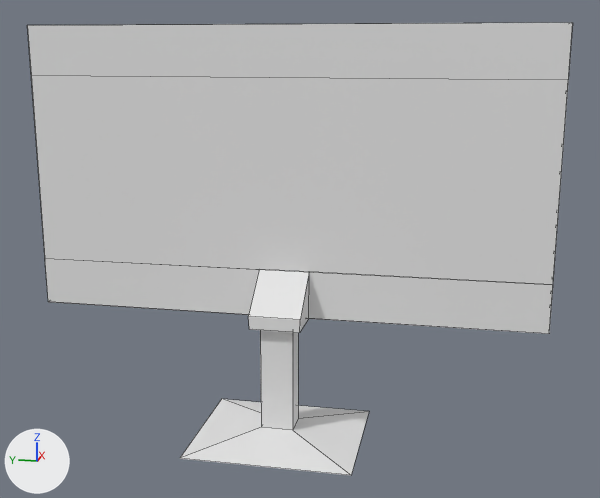
Two versions of the Blender file Assets/Raw/Blender/labmonitor.blend, one commit apart.
Camera for both pictures: a camera (50 mm lens) standing at (-5.42, -1.21, 1.5) and looking at (-0.08, -0.14, 0.17). Lighting does not change. The marker at lower left points along +X, +Y and +Z. Mesh edges are drawn as thin lines.
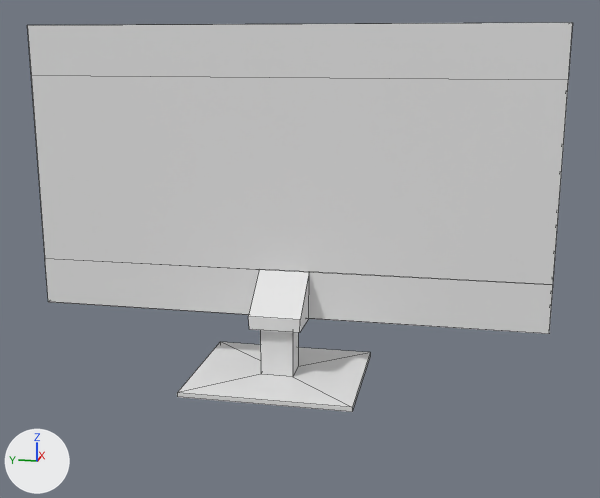
Where the change shows, as pixel boxes [x1, y1, x2, y2] in the pictures (600 x 498 px):
'Cube.001', reshaped (14% shorter)
    before: [27, 23, 573, 475]
    after: [27, 23, 573, 412]
part 1 of me_cube_001, built on
    before: [180, 330, 369, 475]
    after: [177, 330, 370, 412]

The change, as a diff of the scene's bpy script:
```diff
--- a/Assets/Raw/Blender/labmonitor.blend.py
+++ b/Assets/Raw/Blender/labmonitor.blend.py
@@ me_cube_001 @@
 me_cube_001.from_pydata(...)  # 40 vertices, 38 faces; spans x -0.59..0.4, y -1.81..1.81, z -1.19..1.63
 # used by ob_cube_001; location = (0.0, 0.0, 0.0)
 # verts and faces of me_cube_001; kept vertices keep their numbers, new ones are numbered from 40
 # before: 32 (0.0, -0.11, -1.11) at pixel (298, 418), 33 (0.0, 0.11, -1.11), 34 (-0.19, -0.11, -1.11) at pixel (292, 430), 35 (-0.19, 0.11, -1.11) at pixel (261, 427), 36 (0.4, -0.58, -1.19) at pixel (369, 411)
 # before: 37 (0.4, 0.58, -1.19) at pixel (221, 398), 38 (-0.59, -0.58, -1.19) at pixel (351, 475), 39 (-0.59, 0.58, -1.19) at pixel (179, 458)
+# me_cube_001 part 1
+delete_faces([(36, 38, 39, 37)])
+for i in [*range(32, 36)]: verts[i] += (0.0, 0.0, 0.4)
+for i in [*range(36, 40)]: verts[i] += (0.0, 0.0, 0.48)
+for new, old in zip([*range(40, 44)], [*range(36, 40)]): verts[new] = verts[old] + (0.0, 0.0, -0.03)
+faces += [(38, 39, 43, 42), (40, 42, 43, 41), (36, 38, 42, 40), (36, 40, 41, 37), (37, 41, 43, 39)]
```
